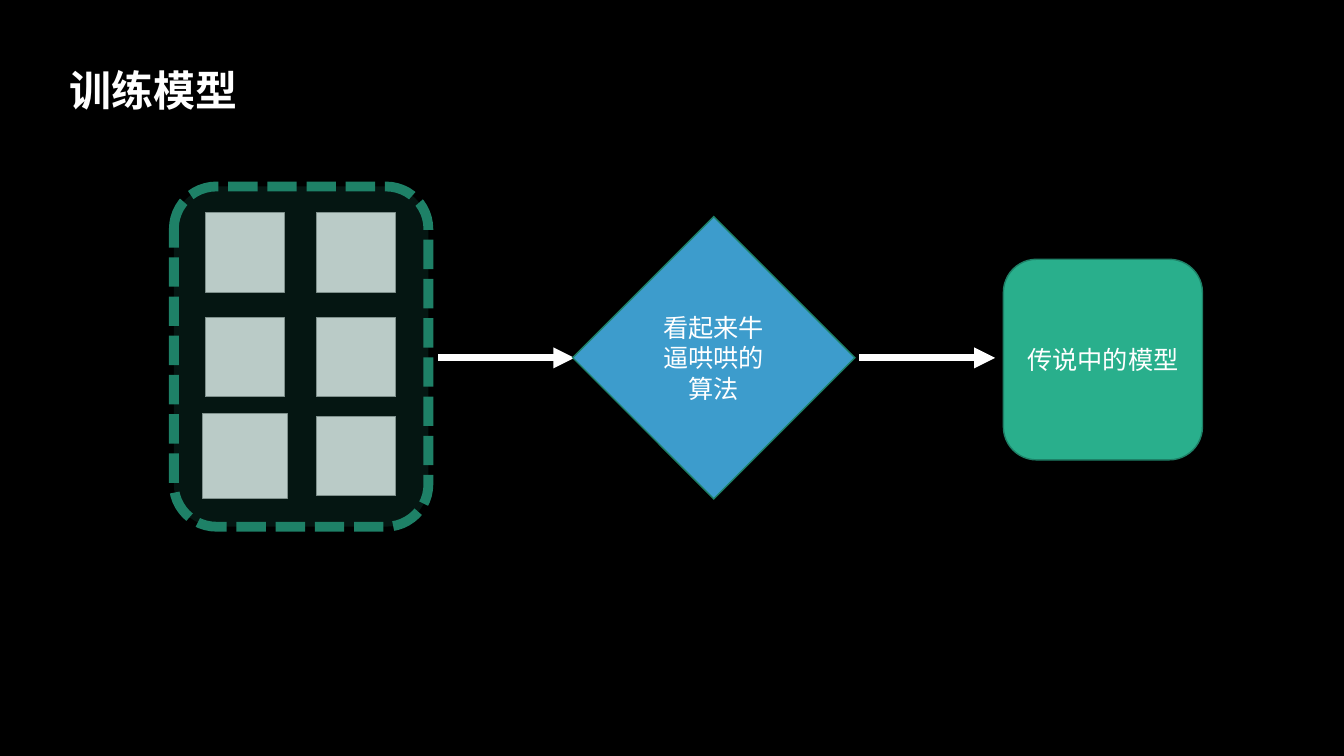
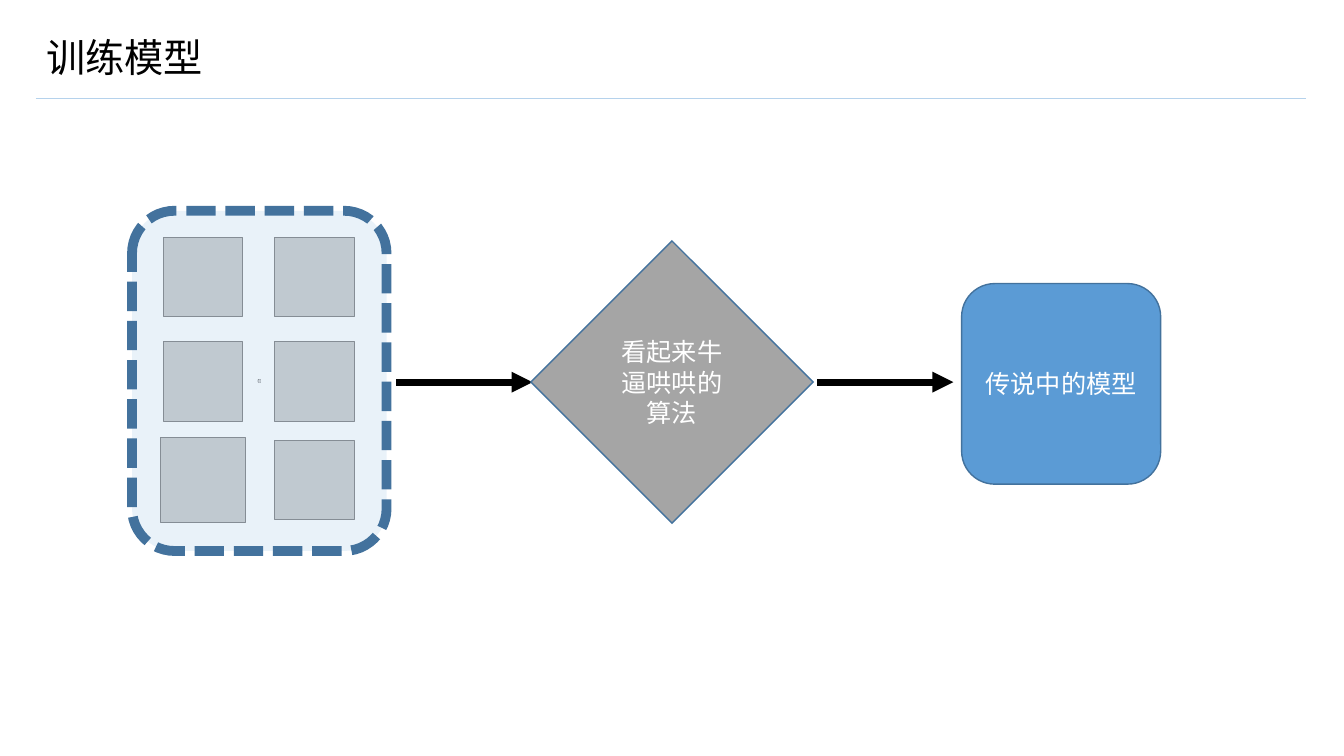
Before and after one commit to GuanyiLL/Study, a slide deck: slide 8 of Swift/CoreMLResearching/CoreML.pptx (slide 6 before the commit). Drawn at 1344x756 pixels with LibreOffice and Linux fonts; fonts in the diff are those of the drawing; grey boxes stand for pictures. Boxes give left, top, right and bottom in pixels: in the first picture for what was removed or moved away, otherwise in the second. Text is boxed around its words. In the diff, an @@ line names an element or a change of style, - is before the commit and + after.

```diff
--- a/Swift/CoreMLResearching/CoreML.pptx
+++ b/Swift/CoreMLResearching/CoreML.pptx
@@ background #000000 to #FFFFFF @@
@@ title "训练模型": place and size @@
-title "训练模型" at (69, 70, 237, 110)
+title "训练模型" at (46, 39, 203, 75)
@@ title "训练模型" at (46, 39, 203, 75): size 30 to 28 pt, font Arial to Noto Sans CJK SC, text colour #FFFFFF to #000000, bold off; line spacing 1 to 0.9; vertical alignment top to middle @@
@@ line added from (36, 99) to (1306, 99), #B5D2EC 0.5 pt @@
@@ 3 pictures, 2 rounded rectangles, 1 diamond, 1 arrow: place and size @@
-3 pictures, 2 rounded rectangles, 1 diamond, 1 arrow at (174, 187, 1203, 527)
+3 pictures, 2 rounded rectangles, 1 diamond, 1 arrow at (132, 211, 1162, 552)
@@ rounded rectangle at (132, 211, 386, 552): fill #29AF8C at 13% opacity to #5B9BD5 at 13% opacity; outline #1E8168 7 pt dashed to #43739E 7 pt dashed @@
@@ diamond "看起来牛逼哄哄的算法" at (531, 241, 814, 523): fill #3D9CCC to #A5A5A5; outline #1E8168 1 pt to #43739E 1 pt @@
@@ rounded rectangle "传说中的模型" at (962, 283, 1162, 484): fill #29AF8C to #5B9BD5; outline #1E8168 1 pt to #43739E 1 pt @@
@@ 3 pictures, 1 arrow: place and size @@
-3 pictures, 1 arrow at (203, 213, 575, 498)
+3 pictures, 1 arrow at (160, 237, 532, 522)
@@ arrow (396, 382) - (532, 382): stroke #FFFFFF 5 pt to #000000 5 pt @@
@@ arrow (818, 382) - (954, 382): stroke #FFFFFF 5 pt to #000000 5 pt @@
```
Also in this commit, not shown: 13 other slides changed, 16 slides added, 10 slides removed.
